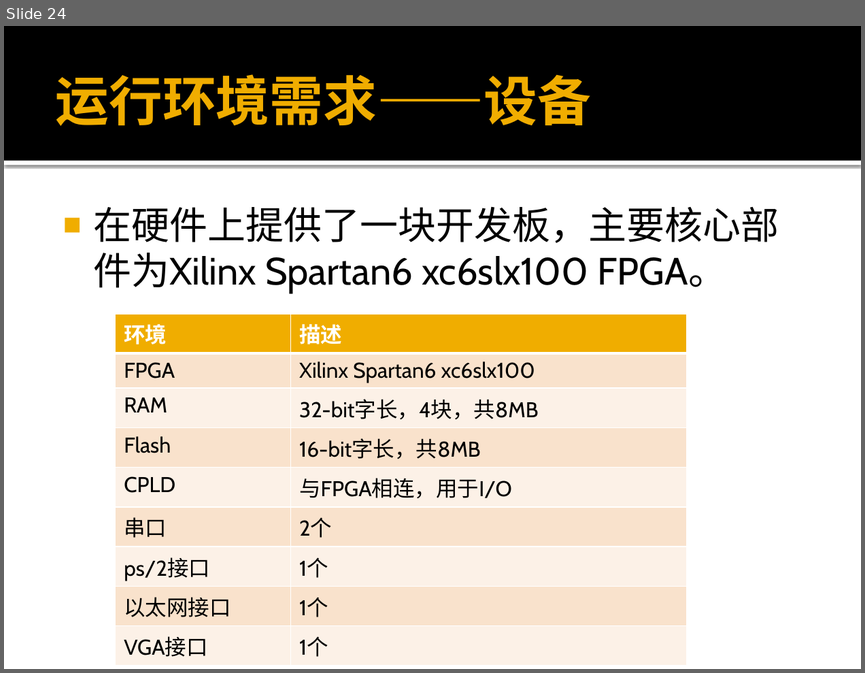
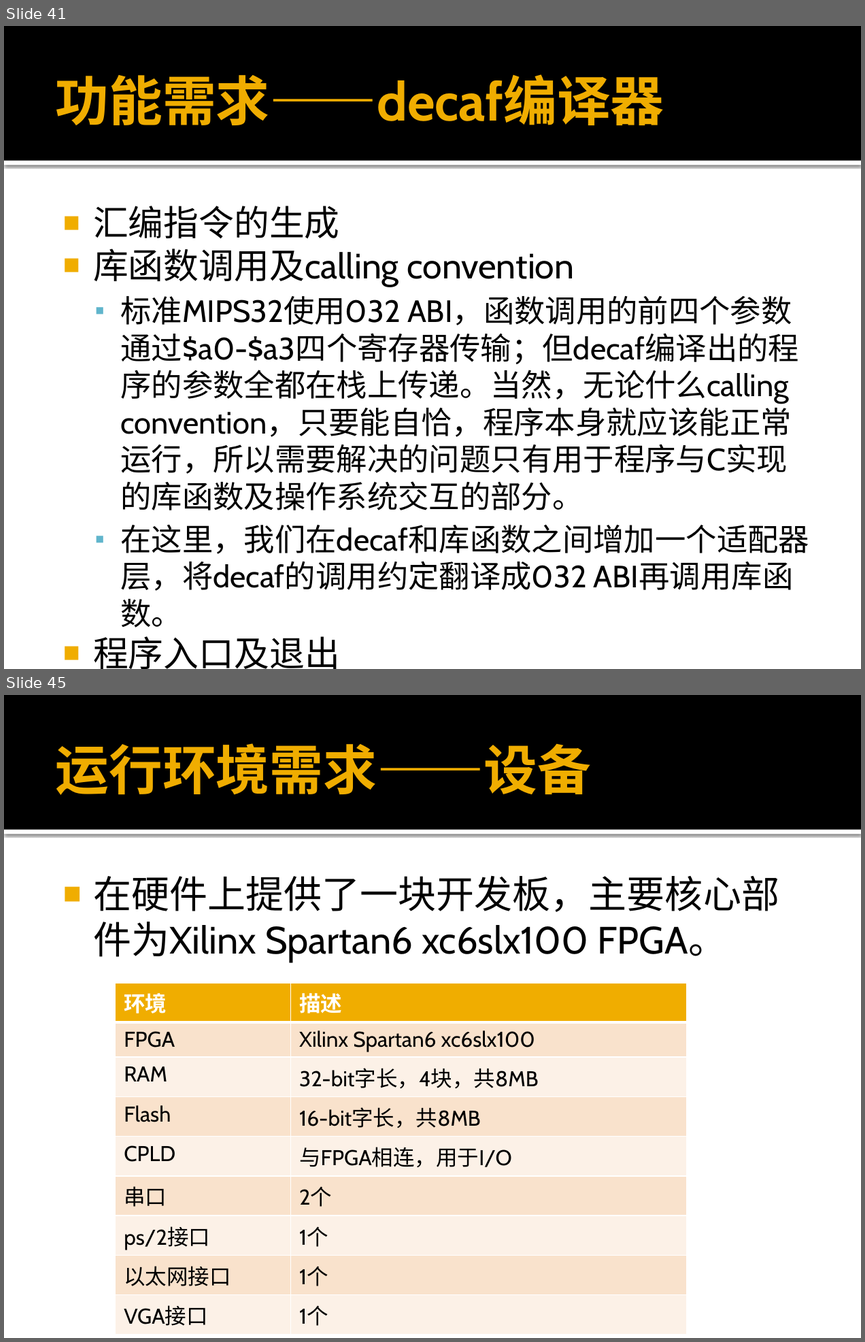
Before and after one commit to xwj95/Atom, a slide deck: report/requirement/32位MIPS综合实验项目需求分析.pptx. Shown one above the other, each under a label of ours: slide 24 before the commit, slides 41 and 45 after it; the slides between them are not shown. The pictures are 865x673 and 865x1342 pixels, drawn with LibreOffice and Linux fonts; fonts in the diff are those of the drawing. Boxes give left, top, right and bottom in pixels: in the first picture for what was removed or moved away, otherwise in the second. Text is boxed around its words. In the diff, an @@ line names an element or a change of style, - is before the commit and + after.

Commit message:
需求分析PPT第一稿

```diff
--- a/report/requirement/32位MIPS综合实验项目需求分析.pptx
+++ b/report/requirement/32位MIPS综合实验项目需求分析.pptx
@@ slide 41 added at (4,26,861,669), background #FFFFFF; not listed: 2 template elements that a slide beside it also shows @@
@@ title added at (56,74,664,125), 45 pt, text #F0AD00, bold @@
+功能需求——decaf编译器
@@ text added at (93,206,809,669), 25.9 pt, text #000000 @@
+■ 汇编指令的生成
+■ 库函数调用及calling convention
+  ▪ 标准MIPS32使用032 ABI，函数调用的前四个参数通过$a0-$a3四个寄存器传输；但decaf编译出的程序的参数全都在栈上传递。当然，无论什么calling convention，只要能自恰，程序本身就应该能正常运行，所以需要解决的问题只有用于程序与C实现的库函数及操作系统交互的部分。
+  ▪ 在这里，我们在decaf和库函数之间增加一个适配器层，将decaf的调用约定翻译成032 ABI再调用库函数。
+■ 程序入口及退出
@@ what was slide 24 is now slide 45 @@
```
Also in this commit, not shown: 21 slides changed, 21 other slides added, 1 slide removed.
